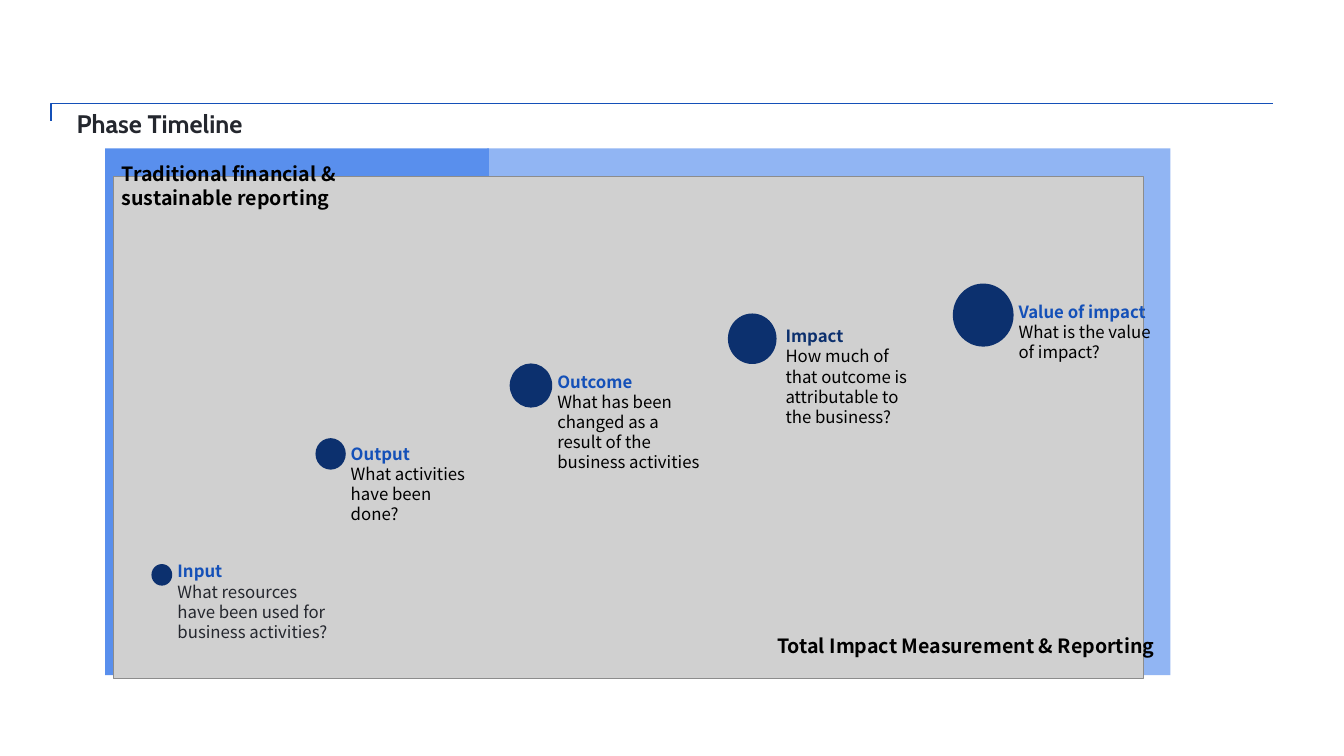
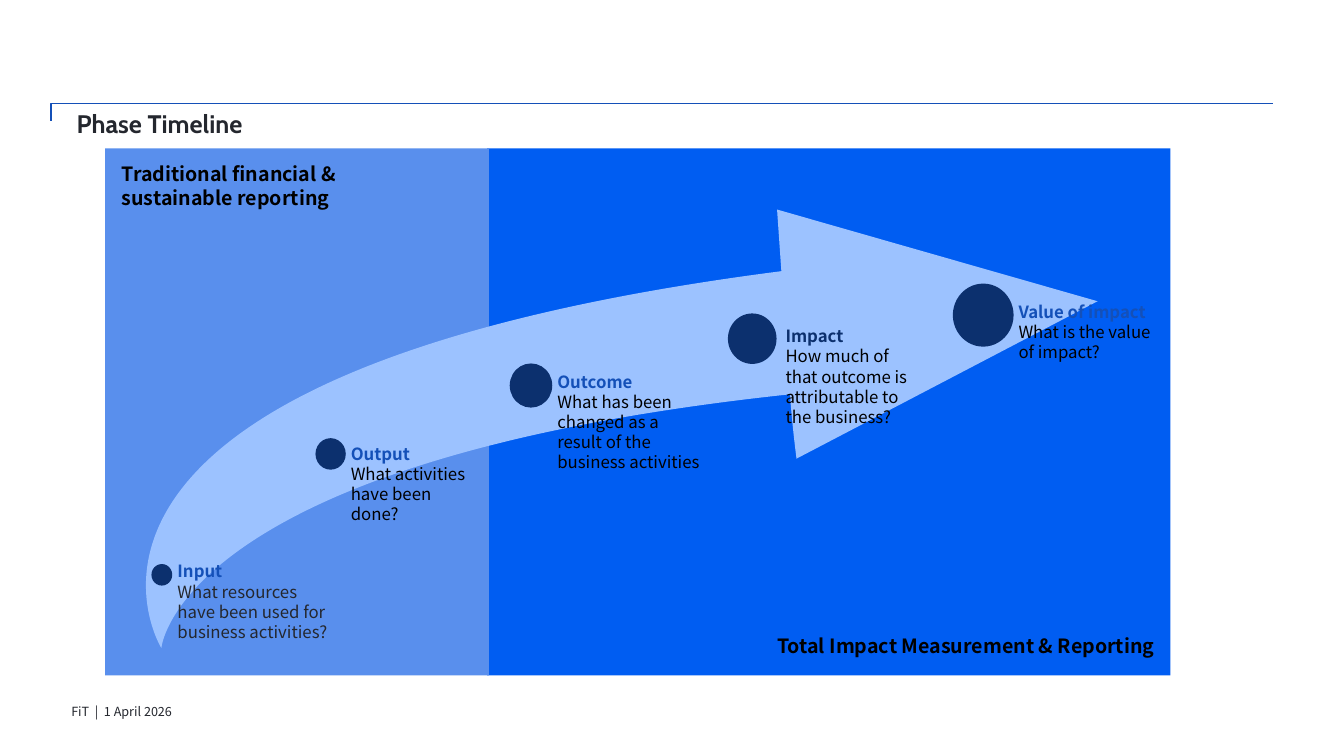
Before and after one commit to billyoftea/ppt-asset-library, a slide deck: slide 83 of assets/bundle.pptx. Drawn at 1344x756 pixels with LibreOffice and Linux fonts; fonts in the diff are those of the drawing; grey boxes stand for pictures. Boxes give left, top, right and bottom in pixels: in the first picture for what was removed or moved away, otherwise in the second. Text is boxed around its words. In the diff, an @@ line names an element or a change of style, - is before the commit and + after.

```diff
--- a/assets/bundle.pptx
+++ b/assets/bundle.pptx
@@ rectangle at (487,148,1171,676): fill #91B5F3 to #005DF2 @@
@@ picture removed at (114,176,1144,679) @@
@@ freeform shape added at (0,188,1117,658), fill #9CC2FF @@
@@ text added at (71,706,172,719), 9.1 pt, text #24272E @@
+FiT | 1 April 2026
```
Also in this commit, not shown: 86 other slides changed.
